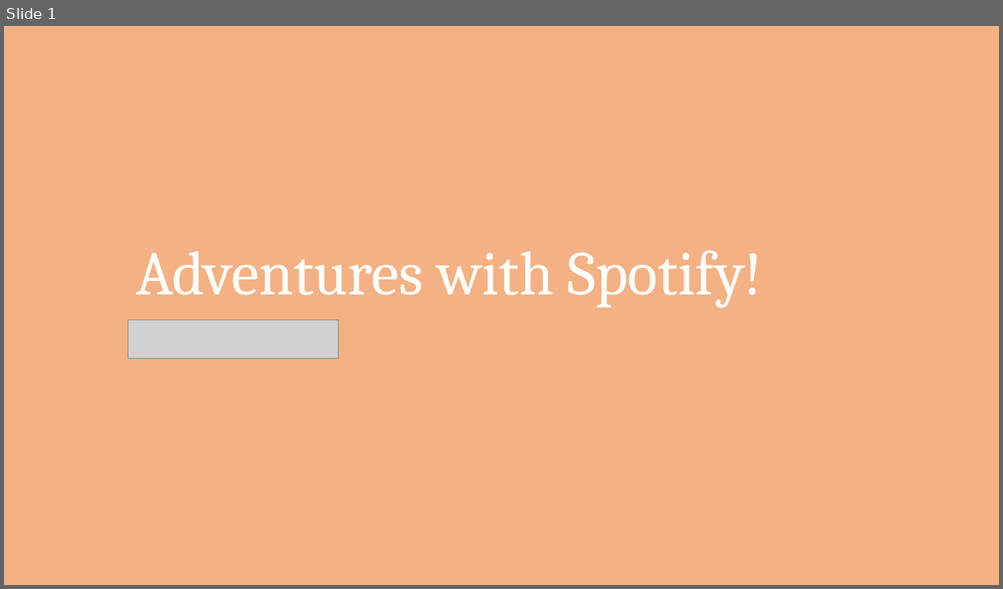
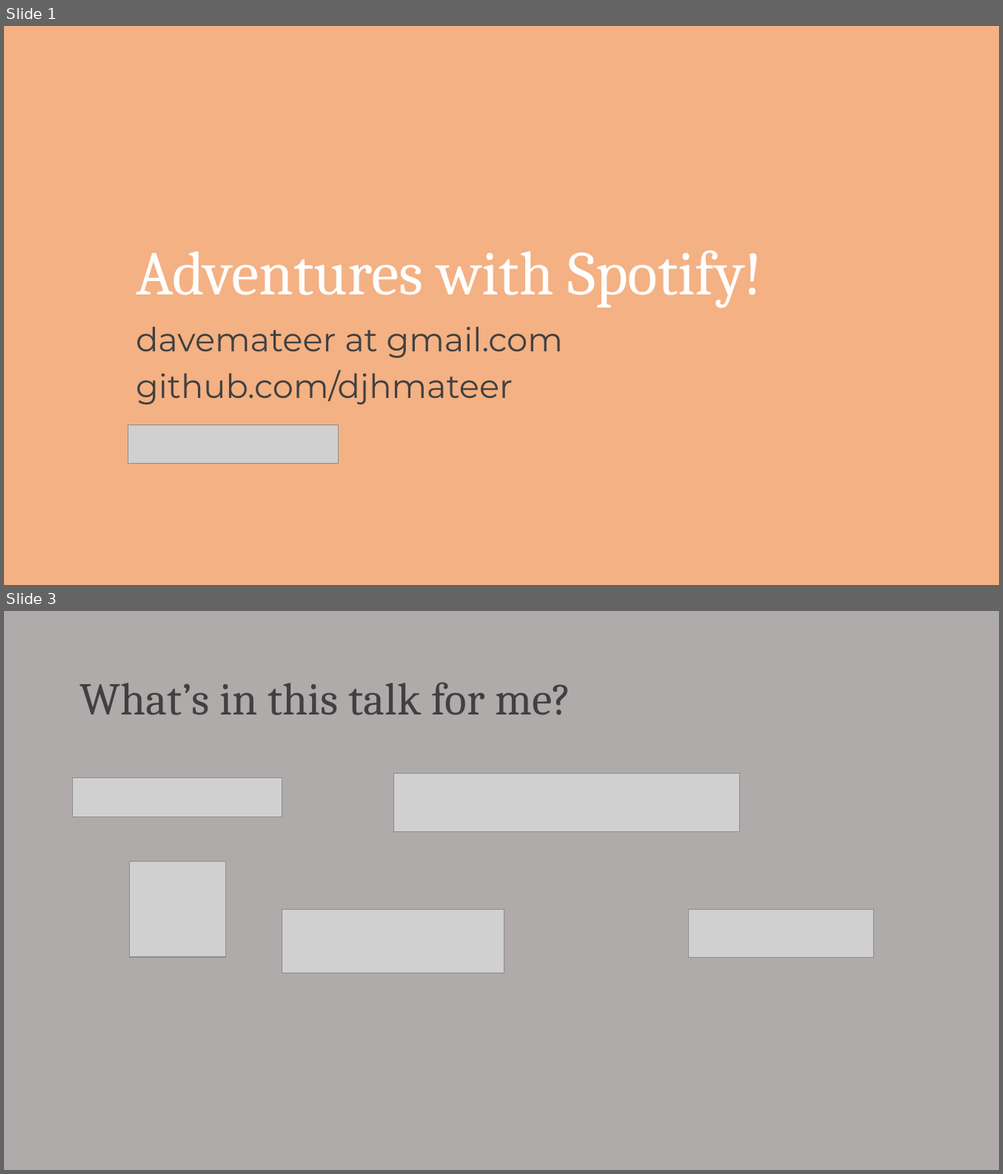
Before and after one commit to djhmateer/davesmusic, a slide deck: Documents/DavesTopMusic.pptx. Shown one above the other, each under a label of ours: slide 1 before the commit, slides 1 and 3 after it; the slides between them are not shown. The pictures are 1003x589 and 1003x1174 pixels, drawn with LibreOffice and Linux fonts; fonts in the diff are those of the drawing; grey boxes stand for pictures. Boxes give left, top, right and bottom in pixels: in the first picture for what was removed or moved away, otherwise in the second. Text is boxed around its words. In the diff, an @@ line names an element or a change of style, - is before the commit and + after.

```diff
--- a/Documents/DavesTopMusic.pptx
+++ b/Documents/DavesTopMusic.pptx
@@ slide 3 added at bbox=[4, 611, 999, 1170], background #AFABAB @@
@@ title added at bbox=[79, 682, 571, 715], 44 pt, text #404040 @@
+What’s in this talk for me?
@@ picture added at bbox=[73, 778, 282, 817] @@
@@ picture added at bbox=[393, 774, 740, 832] @@
@@ picture added at bbox=[129, 862, 225, 957] @@
@@ picture added at bbox=[282, 909, 505, 973] @@
@@ picture added at bbox=[688, 909, 874, 958] @@
@@ slide 1 changed as well @@
@@ subtitle added at bbox=[136, 326, 563, 405], 32 pt, text #404040 @@
+davemateer at gmail.com
+github.com/djhmateer
@@ picture: place and size @@
-picture at bbox=[128, 320, 338, 359]
+picture at bbox=[128, 425, 338, 464]
```
Also in this commit, not shown: 1 other slide changed, 9 other slides added, 4 slides removed, 2 other files.
